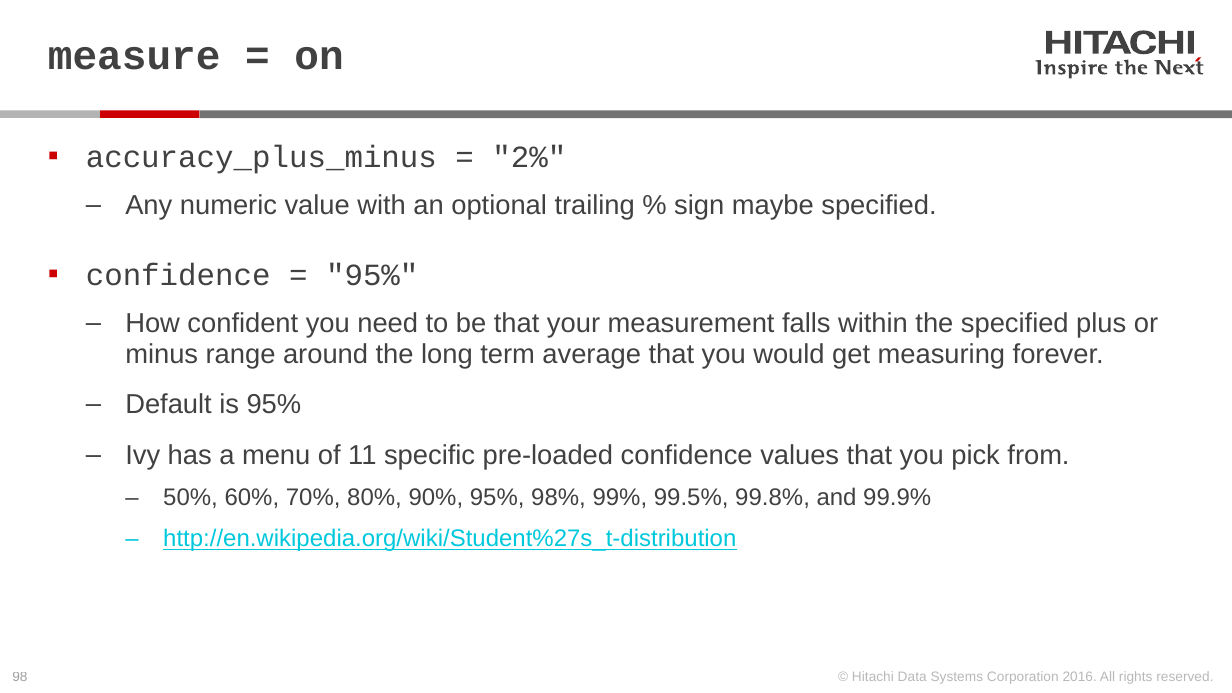
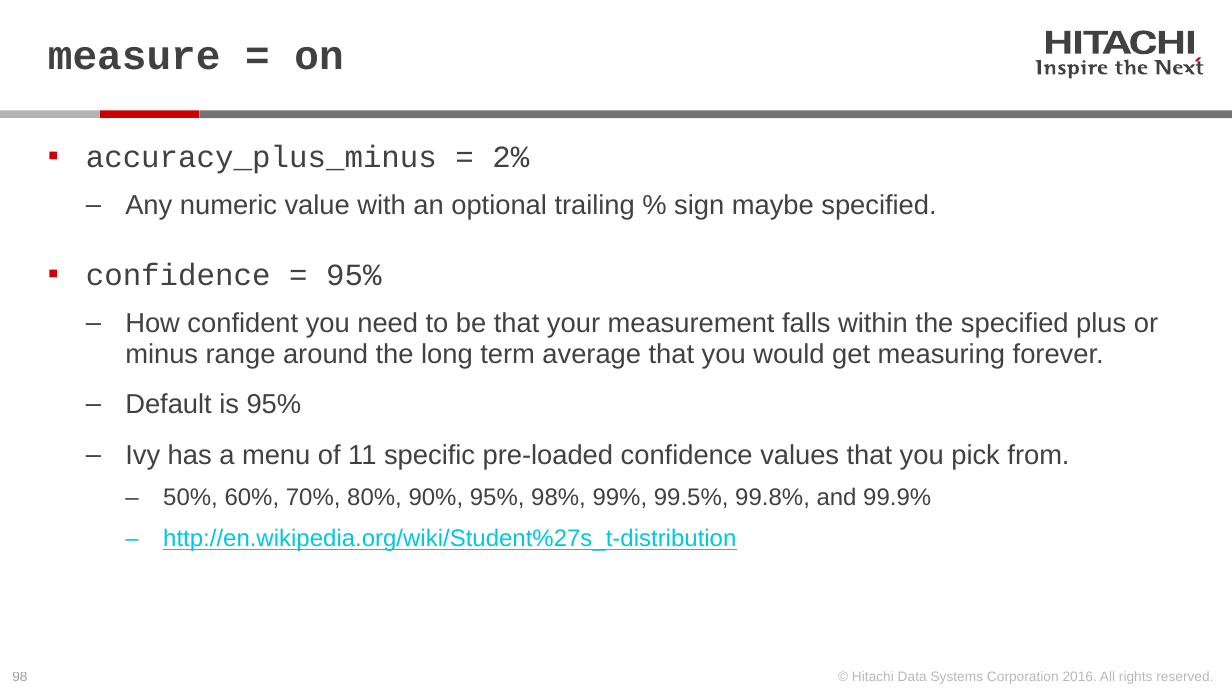
Before and after one commit to Hitachi-Data-Systems/ivy, a slide deck: slide 98 of doc/Programming ivy reference.pptx. Drawn at 1232x693 pixels with LibreOffice and Linux fonts; fonts in the diff are those of the drawing. Boxes give left, top, right and bottom in pixels: in the first picture for what was removed or moved away, otherwise in the second. Text is boxed around its words. In the diff, an @@ line names an element or a change of style, - is before the commit and + after.

```diff
--- a/doc/Programming ivy reference.pptx
+++ b/doc/Programming ivy reference.pptx
@@ text at <box>86,145,529,174</box>: text changed @@
-▪ accuracy_plus_minus = "2%"
+▪ accuracy_plus_minus = 2%
@@ text at <box>86,263,381,286</box>: text changed @@
-▪ confidence = "95%"
+▪ confidence = 95%
```
Also in this commit, not shown: 4 other slides changed, 7 other files.
